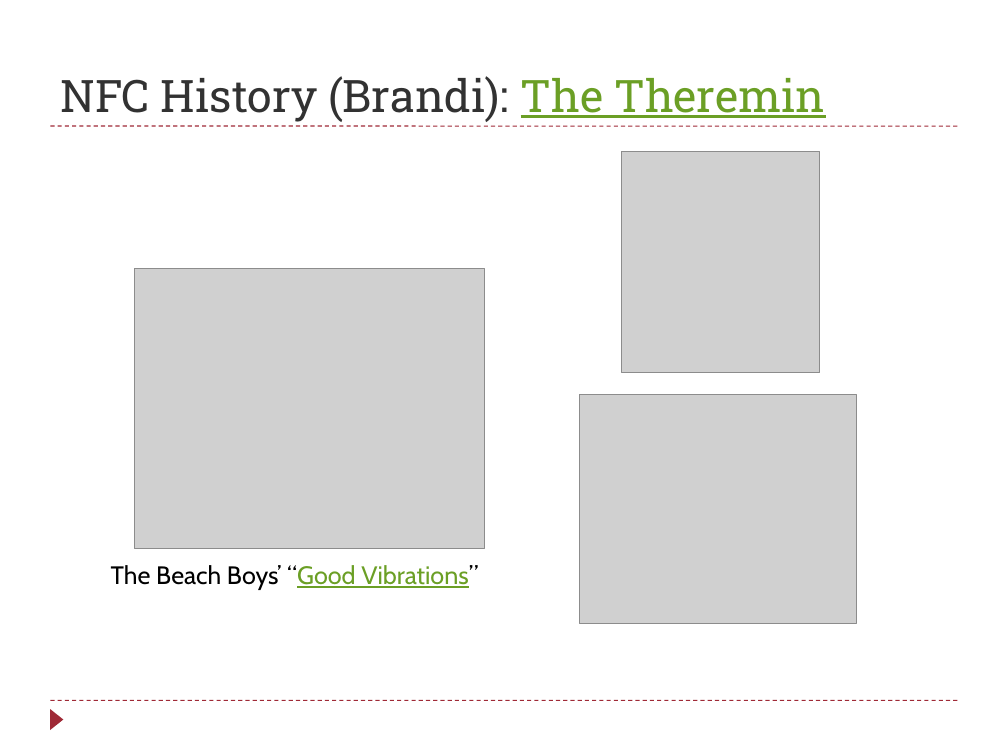
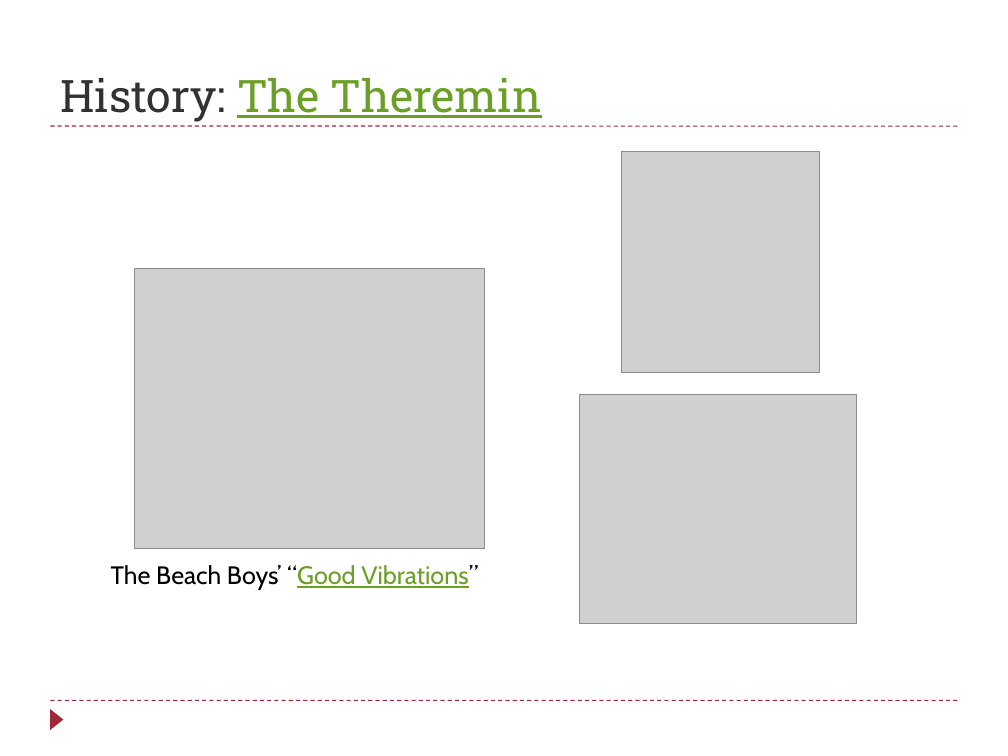
Before and after one commit to raikesd/NFCProject, a slide deck: slide 4 of NFC_brandi.pptx. Drawn at 1008x756 pixels with LibreOffice and Linux fonts; fonts in the diff are those of the drawing; grey boxes stand for pictures. Boxes give left, top, right and bottom in pixels: in the first picture for what was removed or moved away, otherwise in the second. Text is boxed around its words. In the diff, an @@ line names an element or a change of style, - is before the commit and + after.

```diff
--- a/NFC_brandi.pptx
+++ b/NFC_brandi.pptx
@@ title at [60,78,542,122]: text changed; text colour #323232 to #6B9F25 @@
-NFC History (Brandi): The Theremin
+History: The Theremin
```
Also in this commit, not shown: 6 other slides changed, 1 slide added, 1 slide removed, 17 other files.
